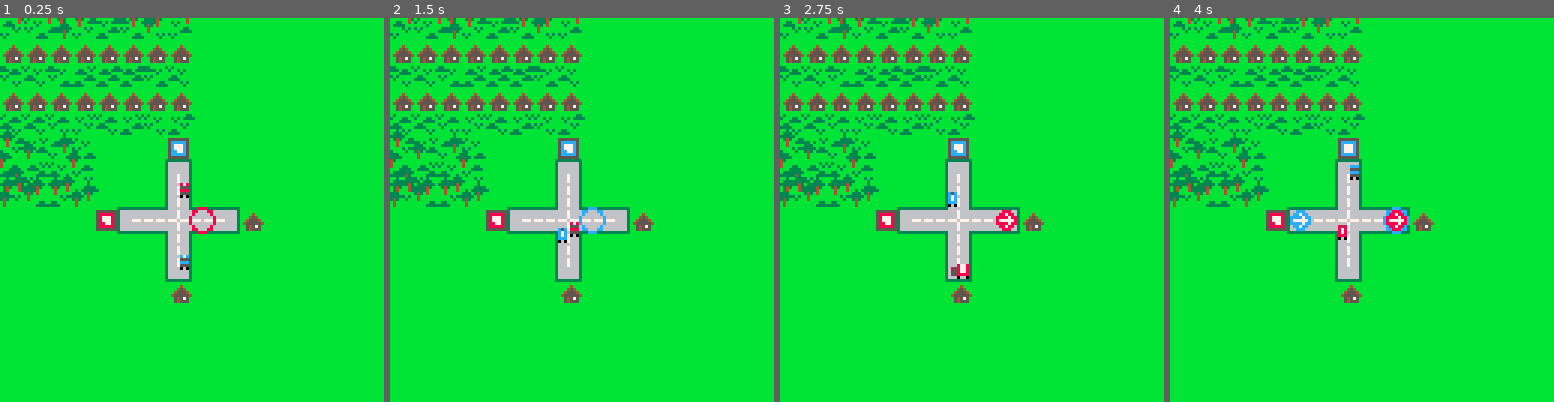
Above: before the commit, frames 1-4 (left to right).
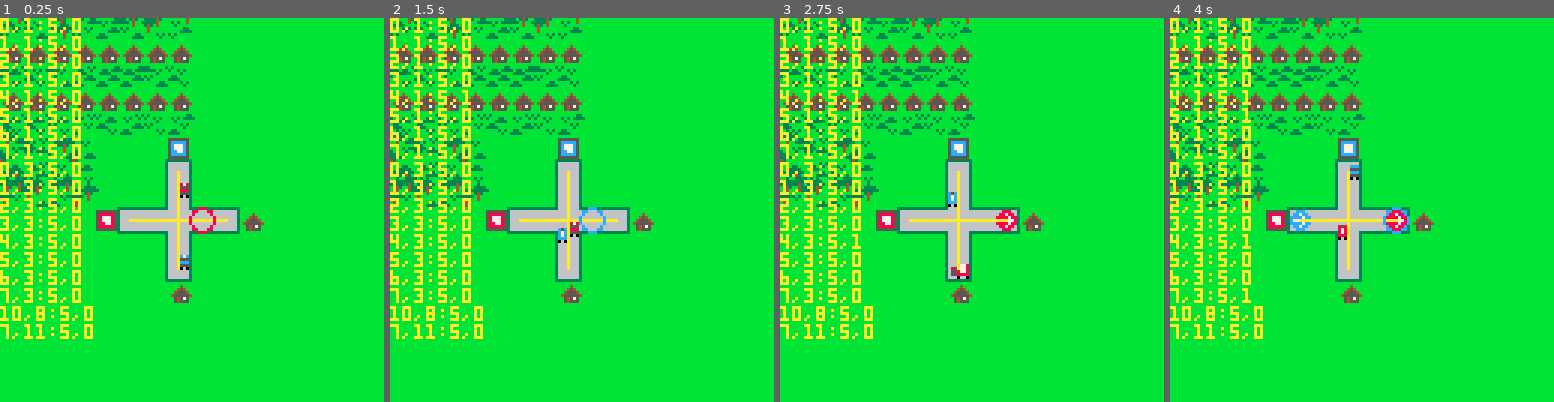
Above: after the commit, the same moments.

Repository: eddyashton/ld53
Game: PICO-8 cartridge delivery.p8
The game is run twice, just before and just after one commit, with the same random seed, the same clock (stepped at 60 frames per second) and the same inputs.
Inputs:
- Up to frame 1 (0.25 s): no input
- Up to frame 2 (1.5 s): tap X (X key) at 0.33, 1.07 s; tap O (Z key) at 0.7 s
- Up to frame 3 (2.75 s): hold Right 1.6-2.1 s; tap O (Z key) at 1.7, 2.1, 2.5 s; tap X (X key) at 1.85 s; hold Up 2.15-2.42 s; hold Right from 2.47 s (still down)
- Up to frame 4 (4 s): tap O (Z key) at 2.9, 3.3, 3.7 s; tap X (X key) at 2.97 s; release Right at 3.03 s; hold Left 3.08-3.58 s; hold Down 3.63-3.97 s

The runs differ from the first frame. In frame 1, 5.7% of the frame differs, in the area x 0-60%, y 0-84%; in frame 2, 5.7%; in frame 3, 5.7%; in frame 4, 5.7%.

Commit message:
Tracking and increasing demand in each house

Diff:
--- a/delivery.p8
+++ b/delivery.p8
@@ -28,6 +28,10 @@
 
 function rnd_range(_a,_b)
  return _a+rnd(_b-_a)
+end
+
+function tcopy(_t)
+ return {unpack(_t)}
 end
 
 function adjacent_with_wrap(c,w)
@@ -166,6 +170,23 @@
     update_at = t() + move_delay
    end
   end
+ end
+
+ if t() >= next_demand_increase then
+  local candidates = {}
+  -- make a list of all candidates with space
+  for dest in all(dests) do
+   if dest.demand < dest.max_demand then
+    add(candidates, dest)
+   end
+  end
+
+  if #candidates > 0 then
+    local dest = rnd(candidates)
+    dest.demand += 1
+  end
+
+  next_demand_increase = t() + 1 -- todo: balance
  end
 end
 
@@ -280,6 +301,8 @@
 
  redirections = {}
  target.dir = nil
+
+ next_demand_increase = t() + 1
 end
 
 function _init()
@@ -437,12 +460,16 @@
  end
 
  -- debug drawing
- if false then
+ if true then
   -- debug draw paths
   for y, row in pairs(paths) do
    for x, _ in pairs(row) do
     pset(x,y,10)
    end
+  end
+
+  for dest in all(dests) do
+   print(dest.pos.x..","..dest.pos.y..":"..dest.kind..","..dest.demand)
   end
  end
 
@@ -478,12 +505,14 @@
  srand(bxor(xoff, yoff))
  water = 1
  park = 3
- building = 5
+ house = 5
  road = 6
  red_depot = 8
  blue_depot = 12
+
  world = {}
  depots = {}
+ dests = {}
  for y=0,15 do
   local world_row = {}
   for x=0,15 do
@@ -499,6 +528,16 @@
       supply = 1,
      }
     )
+   elseif v == house then
+    add(
+     dests,
+     {
+      pos = v2(x,y),
+      demand = 0,
+      max_demand = 1,
+      kind = house,
+     }
+    )
    end
   end
   world[y] = world_row
@@ -553,7 +592,7 @@
   -- draw parks, buildings, and roads
   for_each_cell(
    function(x,y,cell,cx,cy,row)
-    if cell == building then
+    if cell == house then
      spr(9, x, y, 1,1,(x + y*3)%2 == 1)
     elseif cell == park then
      -- draw from back to front, some random plants
@@ -570,9 +609,9 @@
         {65,8,4,2}, -- bush
         {65,11,3,2}, -- grass
        }
-       -- if there's a building behind, don't draws trees here
+       -- if there's a house behind, don't draws trees here
        -- (in case they obscure windows!)
-       if (world[cy-1] and world[cy-1][cx] == building) deli(plants,1)
+       if (world[cy-1] and world[cy-1][cx] == house) deli(plants,1)
        local sx,sy,w,h = unpack(rnd(plants))
        sspr(sx,sy,w,h,x+xoff-ceil(w/2),y+yoff-h+1)
       end
